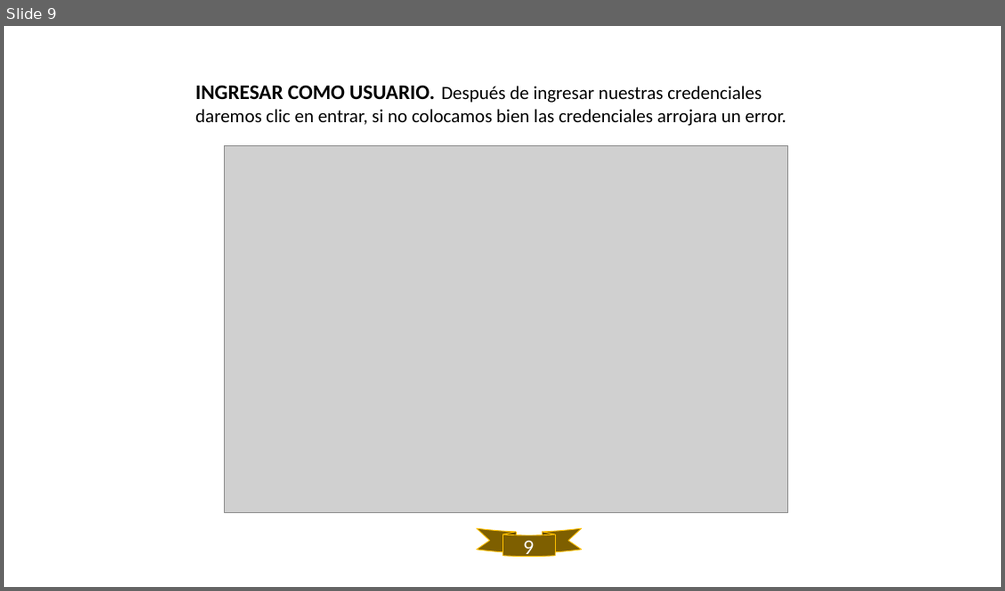
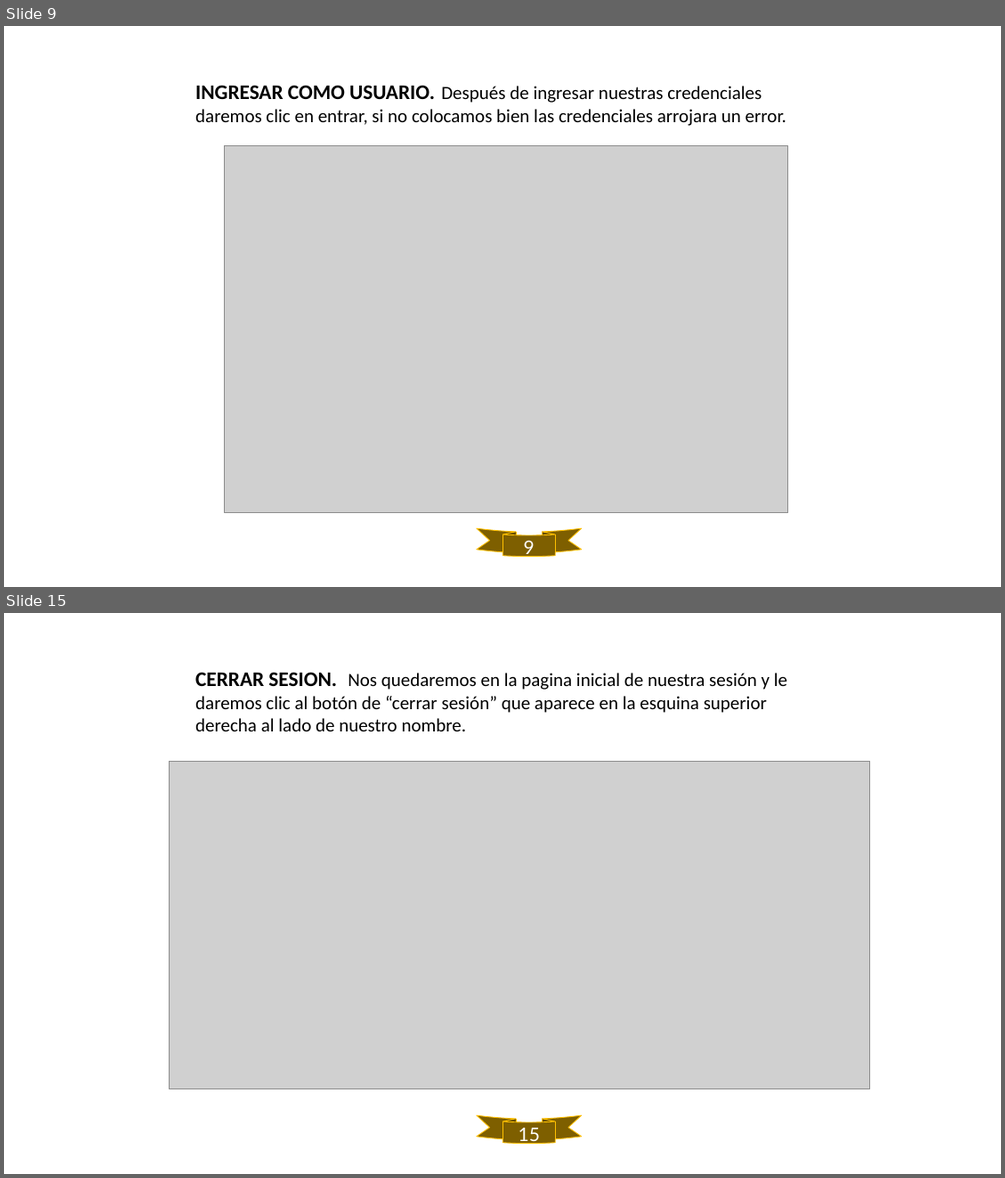
Before and after one commit to Nicolasgil06/CANCHEROS, a slide deck: assets/docs/Trimestre V/04_Manual_Usuario/cancheros manual usuario .pptx. Shown one above the other, each under a label of ours: slide 9 before the commit, slides 9 and 15 after it; the slides between them are not shown. The pictures are 1005x591 and 1005x1178 pixels, drawn with LibreOffice and Linux fonts; fonts in the diff are those of the drawing; grey boxes stand for pictures. Boxes give left, top, right and bottom in pixels: in the first picture for what was removed or moved away, otherwise in the second. Text is boxed around its words. In the diff, an @@ line names an element or a change of style, - is before the commit and + after.

```diff
--- a/assets/docs/Trimestre V/04_Manual_Usuario/cancheros manual usuario .pptx
+++ b/assets/docs/Trimestre V/04_Manual_Usuario/cancheros manual usuario .pptx
@@ slide 15 added at (4,613,1001,1174), background #FFFFFF @@
@@ text added at (195,672,787,731), 18 pt, text #000000 @@
+CERRAR SESION. Nos quedaremos en la pagina inicial de nuestra sesión y le daremos clic al botón de “cerrar sesión” que aparece en la esquina superior derecha al lado de nuestro nombre.
@@ picture added at (170,761,870,1088) @@
@@ freeform shape added at (477,1116,582,1144), fill #7E5F00 @@
@@ freeform shape added at (477,1116,582,1144), outline #FFC000 0.75 pt @@
@@ freeform shape added at (502,1119,555,1122), fill #664D00 @@
@@ text added at (518,1127,540,1145), 18 pt, text #FFFFFF @@
+15
```
Also in this commit, not shown: 7 slides changed, 1 other slide added, 1 other file.
